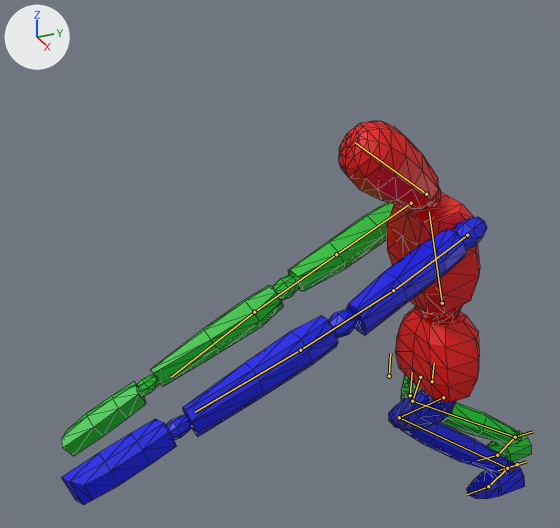
Before and after pictures for a commit that changed the glTF model Resources/Models/monster.glb.
Before and after are seen from a 50 mm lens placed at (1.6, -1.6, 1.71), pointed at (-0.05, -0.86, 0.89). The axes (+X, +Y, +Z) are drawn at upper left. The lights are the same throughout. Both versions are drawn at frame 24 of the action 'Kill'; the numbers are the values there. The bones that bend it are drawn over the model as lines. Mesh edges are drawn as thin lines.
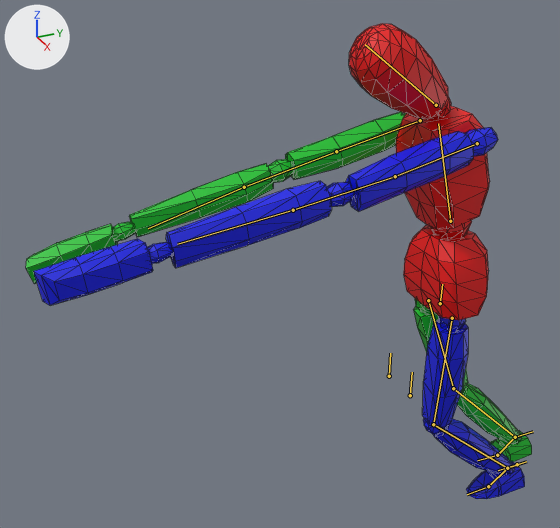
The edits, one by one:
Bone 'Hip' (bone_hip) moves from (0.109, -0.341, 0.469) to (0.039, -0.142, 0.412).
Bone 'Upper Arm.L' (bone_upper_arm_l) turns from (85, -11, -91) to (95, -6, -94) degrees about its own x, y and z.
Bone 'Upper Arm.R' (bone_upper_arm_r) turns from (81, -7, 62) to (88, 3, 60) degrees about its own x, y and z.
Bone 'Upper Leg.L' (bone_upper_leg_l) turns from (-12, 35, -54) to (-4, 6, -7) degrees about its own x, y and z.
Bone 'Lower Leg.L' (bone_lower_leg_l) turns from (-80, 0, 0) to (-46, 0, 0) degrees about its own x, y and z.
Bone 'Foot.L' (bone_foot_l) turns from (51, -51, 40) to (46, -6, 7) degrees about its own x, y and z.
Bone 'Upper Leg.R' (bone_upper_leg_r) turns from (-28, 29, -56) to (-25, 5, -7) degrees about its own x, y and z.
Bone 'Lower Leg.R' (bone_lower_leg_r) turns from (-61, 0, 0) to (-21, 0, 0) degrees about its own x, y and z.
Bone 'Foot.R' (bone_foot_r) turns from (48, -45, 46) to (39, -4, 8) degrees about its own x, y and z.

What differs and where, as boxes (x1, y1, x2, y2) in the pictures (560 x 528 px):
'Cube', posed (7% wider, 24% taller): before (61, 121, 532, 505); after (26, 24, 532, 499)
bone 'Hip', root to tip: before (432, 381) to (434, 363); after (440, 303) to (442, 284)
bone 'Upper Arm.L', root to tip: before (467, 235) to (393, 290); after (477, 143) to (395, 176)
bone 'Upper Arm.R', root to tip: before (411, 203) to (336, 254); after (420, 120) to (336, 151)
bone 'Upper Leg.L', root to tip: before (443, 397) to (399, 417); after (452, 318) to (433, 424)
bone 'Lower Leg.L', root to tip: before (399, 417) to (507, 468); after (433, 424) to (507, 468)
bone 'Upper Leg.R', root to tip: before (420, 377) to (412, 401); after (428, 300) to (453, 388)
bone 'Lower Leg.R', root to tip: before (412, 401) to (515, 437); after (453, 388) to (515, 437)
